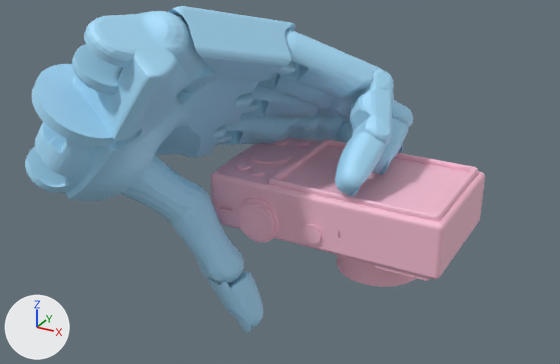
The glTF model static/data/3dmodel/ShadowHand/contactdb+camera/8.glb: old version first, new version second.
One viewpoint serves both versions: a 50 mm lens placed at (0.132, -0.308, 0.157), pointed at (-0.029, -0.016, 0.011). Arrows for +X, +Y and +Z are at lower left; the lights stay in place. Where no turn or scale is listed for an object, it has been applied to the vertices.

Script lines for the objects in view, before the commit:
```python
me_geometry_0 = bpy.data.meshes.new('geometry_0')
me_geometry_0.from_pydata(...)  # 27272 vertices, 54210 faces; spans x -0.104..0.055, y -0.113..0.061, z -0.058..0.1
me_geometry_0.materials.append(mat_defaultmaterial)
ob_geometry_0 = bpy.data.objects.new('geometry_0', me_geometry_0)
ob_geometry_0.location = (0.0, 0.0, 0.0)
```
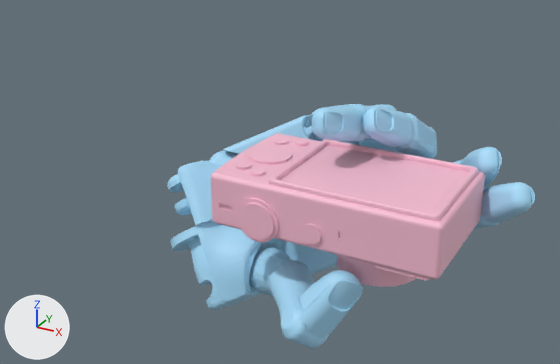
Where the change shows, as pixel boxes [x1, y1, x2, y2] in the pictures (560 x 364 px; the box of a moved part takes in the faces that stretch with it):
'geometry_0', reshaped (20% narrower, 25% shorter)
    before: [25, 6, 485, 333]
    after: [167, 104, 535, 349]
part 1 of me_geometry_0, moved or reshaped
    before: [25, 11, 276, 193]
    after: [167, 151, 337, 310]
part 2 of me_geometry_0, moved or reshaped
    before: [32, 64, 118, 146]
    after: [170, 221, 221, 251]
part 3 of me_geometry_0, moved or reshaped
    before: [64, 46, 198, 201]
    after: [178, 161, 260, 303]
part 4 of me_geometry_0, moved or reshaped (not visible afterwards)
    before: [243, 84, 320, 118]
part 5 of me_geometry_0, moved or reshaped
    before: [335, 132, 385, 196]
    after: [481, 182, 535, 223]
part 6 of me_geometry_0, moved or reshaped (not visible afterwards)
    before: [218, 114, 298, 145]
part 7 of me_geometry_0, moved or reshaped
    before: [350, 68, 394, 146]
    after: [453, 159, 488, 189]
part 8 of me_geometry_0, moved or reshaped
    before: [277, 29, 381, 100]
    after: [350, 140, 399, 153]
part 9 of me_geometry_0, moved or reshaped
    before: [168, 6, 296, 92]
    after: [223, 115, 316, 154]
part 10 of me_geometry_0, moved or reshaped
    before: [120, 155, 211, 223]
    after: [249, 248, 312, 296]
part 11 of me_geometry_0, moved or reshaped
    before: [170, 186, 244, 283]
    after: [269, 260, 329, 349]
part 12 of me_geometry_0, moved or reshaped
    before: [207, 271, 264, 333]
    after: [299, 270, 363, 337]
part 13 of me_geometry_0, moved or reshaped
    before: [257, 73, 484, 224]
    after: [299, 104, 502, 230]

Patch to the scene script:
```diff
--- a/static/data/3dmodel/ShadowHand/contactdb+camera/8.glb.py
+++ b/static/data/3dmodel/ShadowHand/contactdb+camera/8.glb.py
@@ me_geometry_0 @@
-me_geometry_0.from_pydata(...)  # 27272 vertices, 54210 faces; spans x -0.104..0.055, y -0.113..0.061, z -0.058..0.1
+me_geometry_0.from_pydata(...)  # 27272 vertices, 54210 faces; spans x -0.124..0.079, y -0.047..0.084, z -0.084..0.045
+# me_geometry_0 part 1: the loose piece of 3477 vertices spanning x -0.104..-0.036, y -0.105..0.013, z 0.015..0.1 is multiplied about its middle by the matrix ((0.058, 0.686, -0.726), (-0.3, 0.705, 0.642), (0.952, 0.181, 0.247)), then moved by (0.013, 0.089, -0.096)
+# me_geometry_0 part 2: the loose piece of 90 vertices spanning x -0.09..-0.055, y -0.113..-0.075, z 0.051..0.078 is multiplied about its middle by the matrix ((0.058, 0.686, -0.726), (-0.3, 0.705, 0.642), (0.952, 0.181, 0.247)), then moved by (-0.023, 0.108, -0.112)
+# me_geometry_0 part 3: the loose piece of 2386 vertices spanning x -0.088..-0.034, y -0.098..-0.045, z 0.018..0.09 is multiplied about its middle by the matrix ((0.058, 0.686, -0.726), (-0.3, 0.705, 0.642), (0.952, 0.181, 0.247)), then moved by (-0.011, 0.092, -0.089)
+# me_geometry_0 part 4: the loose piece of 549 vertices spanning x -0.069..-0.018, y -0.006..0.042, z 0.03..0.054 is multiplied about its middle by the matrix ((0.311, 0.933, -0.182), (-0.316, 0.282, 0.906), (0.896, -0.224, 0.383)), then moved by (0.059, 0.036, -0.072)
+# me_geometry_0 part 5: the loose piece of 2529 vertices spanning x 0.003..0.02, y -0.035..-0.006, z 0.019..0.043 is multiplied about its middle by the matrix ((0.303, -0.248, -0.92), (0.833, 0.538, 0.129), (0.463, -0.806, 0.369)), then moved by (0.054, 0.051, -0.027)
+# me_geometry_0 part 6: the loose piece of 549 vertices spanning x -0.082..-0.035, y -0.009..0.042, z 0.014..0.037 is multiplied about its middle by the matrix ((0.465, 0.841, -0.277), (-0.187, 0.399, 0.898), (0.865, -0.366, 0.343)), then moved by (0.066, 0.052, -0.041)
+# me_geometry_0 part 7: the loose piece of 224 vertices spanning x -0.006..0.021, y -0.013..0.022, z 0.028..0.064 is multiplied about its middle by the matrix ((0.506, 0.192, -0.841), (0.568, 0.66, 0.492), (0.649, -0.727, 0.225)), then moved by (0.03, 0.059, -0.05)
+# me_geometry_0 part 8: the loose piece of 549 vertices spanning x -0.037..0.012, y -0.023..0.02, z 0.045..0.083 is multiplied about its middle by the matrix ((0.354, 0.86, -0.369), (0.018, 0.388, 0.921), (0.935, -0.333, 0.122)), then moved by (0.003, 0.07, -0.062)
+# me_geometry_0 part 9: the loose piece of 746 vertices spanning x -0.066..-0.018, y -0.071..-0.003, z 0.061..0.1 is multiplied about its middle by the matrix ((0.041, 0.674, -0.738), (-0.227, 0.725, 0.65), (0.973, 0.141, 0.183)), then moved by (-0.024, 0.094, -0.085)
+# me_geometry_0 part 10: the loose piece of 207 vertices spanning x -0.092..-0.051, y -0.079..-0.033, z -0.008..0.041 is multiplied about its middle by the matrix ((-0.316, 0.789, -0.528), (-0.632, 0.24, 0.737), (0.708, 0.566, 0.423)), then moved by (0.033, 0.057, -0.068)
+# me_geometry_0 part 11: the loose piece of 633 vertices spanning x -0.073..-0.035, y -0.055..-0.03, z -0.035..0.014 is multiplied about its middle by the matrix ((0.09, 0.799, -0.595), (-0.721, 0.464, 0.515), (0.688, 0.383, 0.617)), then moved by (0.04, 0.019, -0.035)
+# me_geometry_0 part 12: the loose piece of 2380 vertices spanning x -0.054..-0.025, y -0.05..-0.029, z -0.058..-0.028 is multiplied about its middle by the matrix ((-0.44, -0.189, -0.878), (-0.025, 0.98, -0.199), (0.898, -0.065, -0.435)), then moved by (0.048, 0.009, 0.008)
+# me_geometry_0 part 13: 53 vertices moved within x -0.024..0.055, y 0.013..0.05, z -0.009..0.041; 8889 vertices removed from x -0.057..0.02, y -0.01..0.061, z -0.001..0.073; 9051 vertices added at x -0.054..0.064, y -0.006..0.075, z -0.029..0.045
 me_geometry_0.materials.append(mat_defaultmaterial)
```
